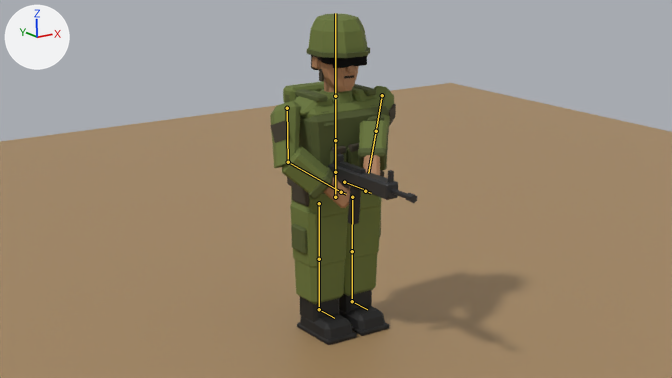
Before and after pictures for a commit that changed the Blender file resources/3d/jackal_soldier_lowpoly.blend.
Both versions are drawn from the file's camera 'Camera'. Every picture has the same lights, and +X, +Y and +Z are marked at upper left. The older version comes first. The bones that change, and the others that lie on the model, are drawn over the model as lines.

The first picture shows 'Ground', 'Trooper'.
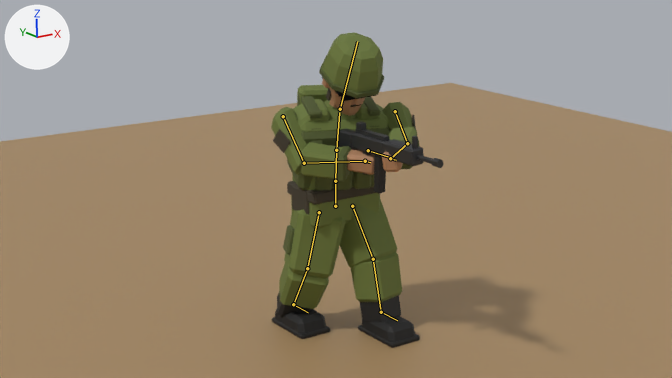
Commit message: Put the trooper in the preview as the enemy soldier

The newer file adds an action. The first version stands in its rest pose; the second is drawn at frame 25 of the action 'Aim'.

Pixel boxes [x1, y1, x2, y2] of what changed, in the pictures (672 x 378 px):
'Trooper', posed (18% wider): before [270, 14, 417, 345]; after [271, 32, 444, 348]
bone 'Hips', root to tip: before (335, 197) to (335, 172); after (335, 206) to (335, 181)
bone 'Spine', root to tip: before (335, 172) to (335, 140); after (335, 181) to (336, 150)
bone 'Chest', root to tip: before (335, 140) to (335, 99); after (336, 150) to (339, 112)
bone 'Head', root to tip: before (335, 96) to (335, 13); after (340, 109) to (357, 41)
bone 'Thigh.R', root to tip: before (319, 203) to (319, 259); after (319, 212) to (307, 268)
bone 'Shin.R', root to tip: before (319, 259) to (319, 309); after (307, 268) to (293, 304)
bone 'Foot.R', root to tip: before (319, 309) to (334, 318); after (293, 304) to (308, 312)
bone 'Thigh.L', root to tip: before (352, 197) to (352, 251); after (352, 206) to (373, 259)
bone 'Shin.L', root to tip: before (352, 251) to (352, 301); after (373, 259) to (381, 312)
bone 'Foot.L', root to tip: before (352, 301) to (367, 309); after (381, 312) to (397, 320)
bone 'Rifle', root to tip: before (344, 182) to (365, 190); after (368, 150) to (390, 157)

Patch to the scene script:
```diff
--- a/resources/3d/jackal_soldier_lowpoly.blend.py
+++ b/resources/3d/jackal_soldier_lowpoly.blend.py
@@ bone_hips @@
 bone_hips = bpy.data.objects['Trooper_Rig'].pose.bones['Hips']  # child of 'Root'
-bone_hips.location = (0.0, 0.0, 0.0)
+bone_hips.location = (0.0, -0.054, 0.0)
@@ bone_spine @@
 bone_spine = bpy.data.objects['Trooper_Rig'].pose.bones['Spine']  # child of 'Hips'
-bone_spine.rotation_euler = (0.0, 0.0, 0.0)  # degrees (0, 0, 0)
+bone_spine.rotation_euler = (0.0698, -0.175, 0.0)  # degrees (4, -10, 0)
@@ bone_chest @@
 bone_chest = bpy.data.objects['Trooper_Rig'].pose.bones['Chest']  # child of 'Spine'
-bone_chest.rotation_euler = (0.0, 0.0, 0.0)  # degrees (0, 0, 0)
+bone_chest.rotation_euler = (0.157, -0.175, 0.0)  # degrees (9, -10, 0)
@@ bone_head @@
 bone_head = bpy.data.objects['Trooper_Rig'].pose.bones['Head']  # child of 'Chest'
-bone_head.rotation_euler = (0.0, 0.0, 0.0)  # degrees (0, 0, 0)
+bone_head.rotation_euler = (0.262, 0.279, 0.0)  # degrees (15, 16, 0)
@@ bone_thigh_r @@
 bone_thigh_r = bpy.data.objects['Trooper_Rig'].pose.bones['Thigh.R']  # child of 'Hips'
-bone_thigh_r.rotation_quaternion = (1.0, 0.0, 0.0, 0.0)  # degrees (0, 0, 0)
+bone_thigh_r.rotation_quaternion = (0.971, -0.027, 0.203, 0.12)  # degrees (0, 24, 14)
@@ bone_shin_r @@
 bone_shin_r = bpy.data.objects['Trooper_Rig'].pose.bones['Shin.R']  # child of 'Thigh.R'
-bone_shin_r.rotation_quaternion = (1.0, 0.0, 0.0, 0.0)  # degrees (0, 0, 0)
+bone_shin_r.rotation_quaternion = (0.957, 0.289, 0.0, 0.0)  # degrees (34, 0, 0)
@@ bone_foot_r @@
 bone_foot_r = bpy.data.objects['Trooper_Rig'].pose.bones['Foot.R']  # child of 'Shin.R'
-bone_foot_r.rotation_quaternion = (1.0, 0.0, 0.0, 0.0)  # degrees (0, 0, 0)
+bone_foot_r.rotation_quaternion = (0.938, 0.255, 0.057, 0.229)  # degrees (30, -1, 27)
@@ bone_thigh_l @@
 bone_thigh_l = bpy.data.objects['Trooper_Rig'].pose.bones['Thigh.L']  # child of 'Hips'
-bone_thigh_l.rotation_quaternion = (1.0, 0.0, 0.0, 0.0)  # degrees (0, 0, 0)
+bone_thigh_l.rotation_quaternion = (0.957, -0.258, -0.134, -0.015)  # degrees (-30, -15, 2)
@@ bone_shin_l @@
 bone_shin_l = bpy.data.objects['Trooper_Rig'].pose.bones['Shin.L']  # child of 'Thigh.L'
-bone_shin_l.rotation_quaternion = (1.0, 0.0, 0.0, 0.0)  # degrees (0, 0, 0)
+bone_shin_l.rotation_quaternion = (0.989, 0.145, 0.0, 0.0)  # degrees (17, 0, 0)
@@ bone_foot_l @@
 bone_foot_l = bpy.data.objects['Trooper_Rig'].pose.bones['Foot.L']  # child of 'Shin.L'
-bone_foot_l.rotation_quaternion = (1.0, 0.0, 0.0, 0.0)  # degrees (0, 0, 0)
+bone_foot_l.rotation_quaternion = (0.984, -0.116, 0.005, -0.135)  # degrees (-13, -1, -15)
@@ bone_rifle @@
 bone_rifle = bpy.data.objects['Trooper_Rig'].pose.bones['Rifle']  # child of 'Root'
-bone_rifle.location = (0.0, 0.0, 0.0)
-bone_rifle.rotation_quaternion = (1.0, 0.0, 0.0, 0.0)  # degrees (0, 0, 0)
+bone_rifle.location = (-0.054, 0.146, 0.201)
+bone_rifle.rotation_quaternion = (0.999, 0.005, 0.034, -0.005)  # degrees (1, 4, 0)
```
